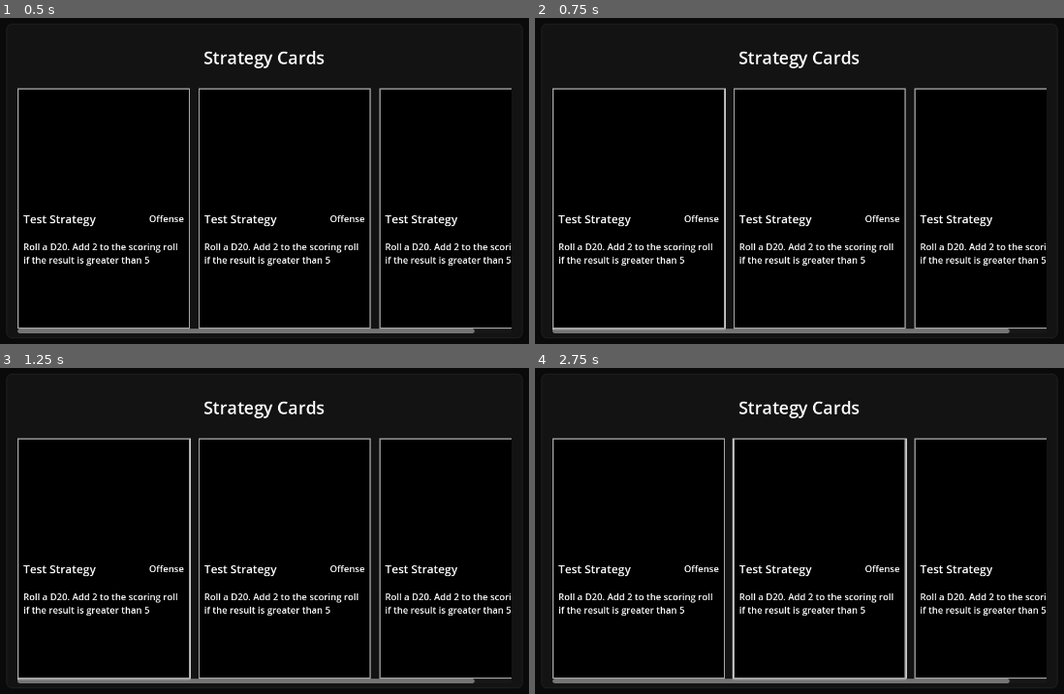
Above: before the commit, frames 1-4 (two rows, left to right).
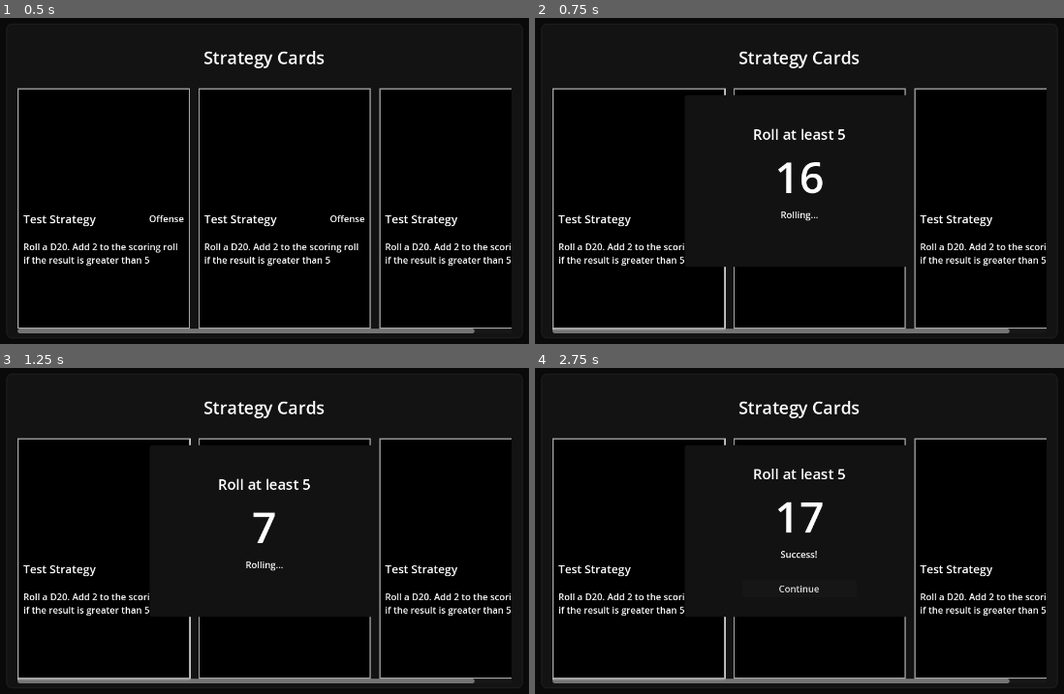
Above: after the commit, the same moments.

Repository: david8zhang/basketball-card-game
Game: Godot game, scene res://prefabs/StrategyCardSelector.tscn
Same seed, same stepped clock (60 frames per second), same inputs: the game is played once before the commit and once after it. This scene is started directly instead of the project's main scene.
Inputs (mouse positions are in pixels of both pictures, inside the frame that each line leads up to):
- Up to frame 1 (0.5 s): no input
- Up to frame 2 (0.75 s): click (640, 207) at 0.52 s
- Up to frame 3 (1.25 s): no input
- Up to frame 4 (2.75 s): click (640, 557) at 1.27 s; click (799, 589) at 2 s, where only the run after the commit has a clickable "Continue"

Frame 1 is identical in both runs. In frame 2, 2.2% of the frame differs, in the area x 28-71%, y 23-77%; in frame 3, 2.0%; in frame 4, 2.8%, in the area x 3-71%, y 21-96%.

Commit message:
added dice roll check window

Diff:
--- a/prefabs/StrategyCardSelector.tscn
+++ b/prefabs/StrategyCardSelector.tscn
@@ -1,7 +1,8 @@
-[gd_scene load_steps=6 format=3 uid="uid://ujdwrbx0pr12"]
+[gd_scene load_steps=7 format=3 uid="uid://ujdwrbx0pr12"]
 
 [ext_resource type="PackedScene" uid="uid://bi2ksw8anhd4v" path="res://prefabs/StrategyCard.tscn" id="1_03tvw"]
 [ext_resource type="Script" path="res://scripts/StrategyCardSelector.gd" id="1_xpjc8"]
+[ext_resource type="PackedScene" uid="uid://dwpw7m7anqr3m" path="res://prefabs/DiceRoll.tscn" id="3_lx3xh"]
 
 [sub_resource type="StyleBoxFlat" id="StyleBoxFlat_8slut"]
 bg_color = Color(0.552941, 0.552941, 0.552941, 1)
@@ -36,6 +37,7 @@
 theme_override_styles/panel = SubResource("StyleBoxFlat_8slut")
 script = ExtResource("1_xpjc8")
 strategy_card_scene = ExtResource("1_03tvw")
+dice_roll_scene = ExtResource("3_lx3xh")
 
 [node name="CloseButton" type="Button" parent="."]
 custom_minimum_size = Vector2(1350, 900)
--- a/resources/strategy/Test.tres
+++ b/resources/strategy/Test.tres
@@ -16,19 +16,19 @@
 comparator_type = 2
 condition_type = 1
 
-[sub_resource type="Resource" id="Resource_465fk"]
+[sub_resource type="Resource" id="Resource_rhov8"]
 script = ExtResource("2_fhwci")
-dice_roll_thres = 5
+dice_roll_thres = 10
 dice_type = 20
 comparator_type = 2
-condition_type = 1
+condition_type = 0
 
 [resource]
 script = ExtResource("3_wax5g")
 strategy_type = 0
 card_name = "Test Strategy"
 card_description = "Roll a D20. Add 2 to the scoring roll if the result is greater than 5"
-condition_1 = Array[Resource("res://scripts/StrategyCardCondition.gd")]([SubResource("Resource_umxpl"), SubResource("Resource_465fk")])
+condition_1 = Array[Resource("res://scripts/StrategyCardCondition.gd")]([SubResource("Resource_umxpl"), SubResource("Resource_rhov8")])
 bonus_1 = Array[Resource("res://scripts/StrategyCardBonus.gd")]([SubResource("Resource_8wcse")])
 condition_2 = Array[Resource("res://scripts/StrategyCardCondition.gd")]([])
 bonus_2 = Array[Resource("res://scripts/StrategyCardBonus.gd")]([])
--- a/scripts/DiceRoll.gd
+++ b/scripts/DiceRoll.gd
@@ -4,27 +4,60 @@
 @onready var threshold_label: Label = $VBoxContainer/Threshold
 @onready var roll_value_label: Label = $VBoxContainer/RollValue
 @onready var result_label: Label = $VBoxContainer/Result
+@onready var button: Button = $VBoxContainer/Button
+
+var curr_threshold: int
+var curr_result_type: StrategyCardCondition.ConditionResultType
+var dice_type: int
+
+signal on_roll_complete
 
 # Called when the node enters the scene tree for the first time.
 func _ready():
-	result_label.hide()
-	roll_value(2)
+	result_label.text = "Rolling..."
+	button.hide()
+	button.pressed.connect(complete_roll)
+
+func configure_dice_roll(condition_ref: DiceRollCondition, result_type: StrategyCardCondition.ConditionResultType):
+	curr_threshold = condition_ref.dice_roll_thres
+	curr_result_type = result_type
+	dice_type = condition_ref.dice_type
+	var comparator_type = condition_ref.comparator_type
+	if comparator_type == DiceRollCondition.ComparatorType.GREATER:
+		threshold_label.text = "Roll at least " + str(curr_threshold)
+	elif comparator_type == DiceRollCondition.ComparatorType.LESS:
+		threshold_label.text = "Roll no more than " + str(curr_threshold)
+	elif comparator_type == DiceRollCondition.ComparatorType.EQUAL:
+		threshold_label.text = "Roll exactly " + str(curr_threshold)
 
 func roll_value(value_to_roll: int):
-	scramble_numbers(30, null, value_to_roll)
+	scramble_numbers(15, null, value_to_roll)
+
+func complete_roll():
+	on_roll_complete.emit()
 
 func scramble_numbers(num_scrambles: int, timer: Timer, final_value: int):
 	if num_scrambles == 0:
 		if timer != null:
 			timer.queue_free()
 		roll_value_label.text = str(final_value)
+		result_label.text = "Success!" if curr_result_type == StrategyCardCondition.ConditionResultType.SUCCESS else "Failure..."
+		button.show()
 		return
-	var num = randi_range(1, 20)
+	var num = generate_random_number()
 	roll_value_label.text = str(num)
 	var new_timer = Timer.new()
-	new_timer.wait_time = 0.01 + 0.0075 * (30 - num_scrambles)
+	new_timer.wait_time = 0.075
 	new_timer.autostart = true
 	new_timer.one_shot = true
 	var callable = Callable(self, "scramble_numbers").bind(num_scrambles - 1, new_timer, final_value)
 	new_timer.timeout.connect(callable)
 	add_child(new_timer)
+
+func generate_random_number():
+	var rand_numbers = []
+	for i in range(1, dice_type):
+		rand_numbers.append(i)
+	rand_numbers.shuffle()
+	rand_numbers = rand_numbers.filter(func(x): return x != int(roll_value_label.text))
+	return rand_numbers[0]
--- a/scripts/DiceRollCondition.gd
+++ b/scripts/DiceRollCondition.gd
@@ -13,10 +13,12 @@
 
 class DiceRollConditionResult extends StrategyCardCondition.ConditionResult:
   var dice_roll_result := 0
+  var condition_ref: DiceRollCondition
 
-  func _init(_result_type, _dice_roll_result):
+  func _init(_result_type, _dice_roll_result, _condition_ref):
     super._init(_result_type, StrategyCardCondition.StrategyCardConditionType.DICE_ROLL)
     dice_roll_result = _dice_roll_result
+    condition_ref = _condition_ref
 
 func check_condition(_off_player: BallPlayerCard, _def_player: BallPlayerCard):
   var dice_roll_result = randi_range(1, dice_type)
@@ -34,4 +36,4 @@
       result_type = StrategyCardCondition.ConditionResultType.SUCCESS if \
         dice_roll_result >= dice_roll_thres else \
         StrategyCardCondition.ConditionResultType.FAILURE
-  return DiceRollConditionResult.new(result_type, dice_roll_result)
+  return DiceRollConditionResult.new(result_type, dice_roll_result, self)
--- a/scripts/StrategyCardSelector.gd
+++ b/scripts/StrategyCardSelector.gd
@@ -2,6 +2,8 @@
 extends Control
 
 @export var strategy_card_scene: PackedScene
+@export var dice_roll_scene: PackedScene
+
 @onready var card_container: HBoxContainer = $MarginContainer/VBoxContainer/ScrollContainer/HBoxContainer
 @onready var close_button: Button = $CloseButton
 
@@ -70,22 +72,20 @@
 	match condition_result.condition_type:
 		StrategyCardCondition.StrategyCardConditionType.DICE_ROLL:
 			var dice_roll_cr = condition_result as DiceRollCondition.DiceRollConditionResult
-			show_dice_roll(dice_roll_cr.dice_roll_result)
+			show_dice_roll(dice_roll_cr)
 
-func show_dice_roll_result(roll_result: int, timer: Timer):
-	timer.queue_free()
-	print("Rolled: " + str(roll_result))
+func show_dice_roll_result(dice_roll_window: DiceRoll):
+	dice_roll_window.queue_free()
 	on_cr_finished.emit()
 
-func show_dice_roll(roll_result):
-	print("Rolling dice...")
-	var timer = Timer.new()
-	timer.one_shot = true
-	timer.autostart = true
-	timer.wait_time = 2
-	var on_timeout = Callable(self, "show_dice_roll_result").bind(roll_result, timer)
-	timer.timeout.connect(on_timeout)
-	add_child(timer)
+func show_dice_roll(roll_result: DiceRollCondition.DiceRollConditionResult):
+	var dice_roll_window = dice_roll_scene.instantiate() as DiceRoll
+	add_child(dice_roll_window)
+	var dice_roll_condition = roll_result.condition_ref as DiceRollCondition
+	dice_roll_window.configure_dice_roll(dice_roll_condition, roll_result.result_type)
+	dice_roll_window.roll_value(roll_result.dice_roll_result)
+	var callable = Callable(self, "show_dice_roll_result").bind(dice_roll_window)
+	dice_roll_window.on_roll_complete.connect(callable)
 
 func handle_br_finished():
 	if curr_b_result_to_process_idx == b_results.size() - 1 or b_results.is_empty():
